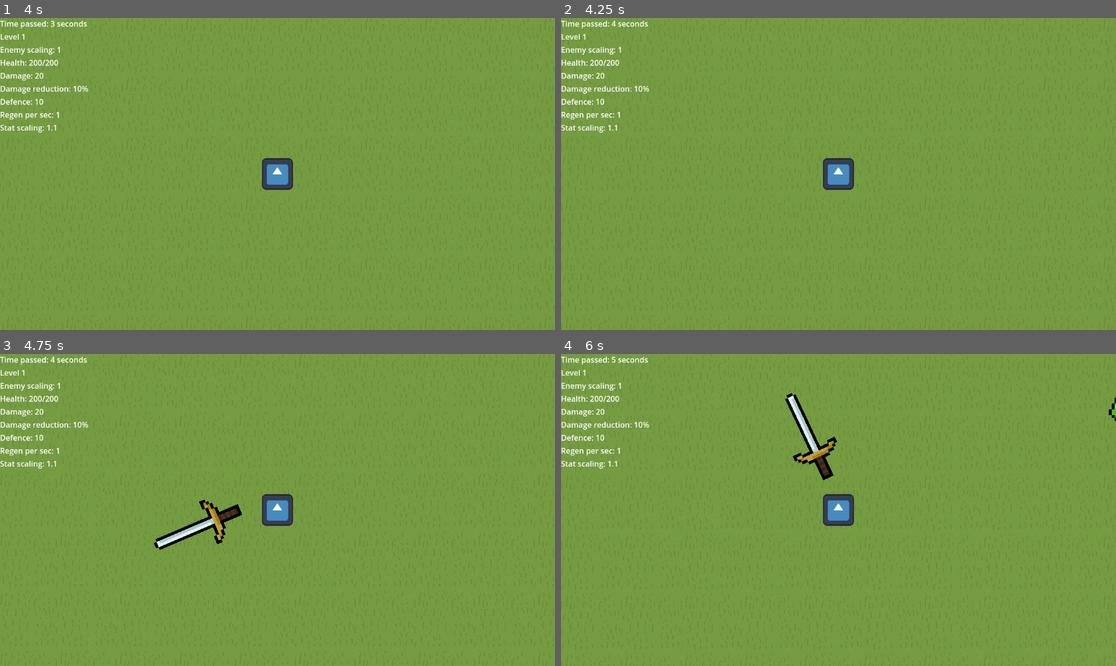
Above: before the commit, frames 1-4 (two rows, left to right).
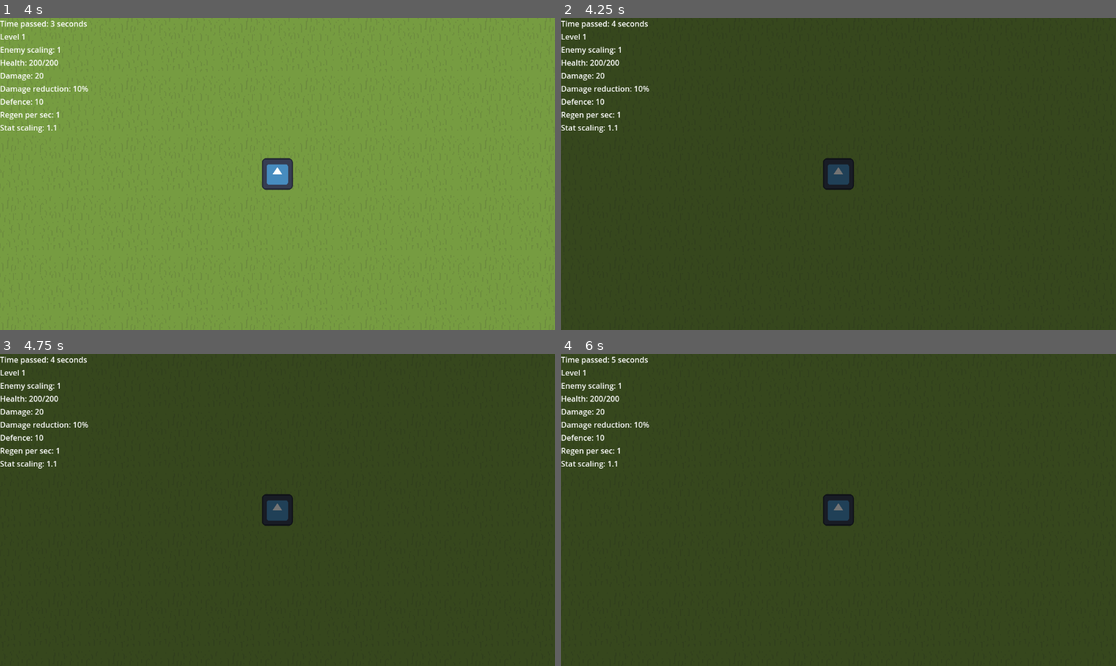
Above: after the commit, the same moments.

Repository: Likvik89/Built-to-scale
Game: Godot game, scene res://Scenes/level.tscn
The game is run twice, just before and just after one commit, with the same random seed, the same clock (stepped at 60 frames per second) and the same inputs. The engine's default icon, where the game draws it, is replaced by a stand-in: a white triangle on a blue panel in a dark square.
Inputs (mouse positions are in pixels of both pictures, inside the frame that each line leads up to):
- Up to frame 1 (4 s): tap Enter at 0.5 s; move the mouse to (399, 158) at 0.52 s; hold D (move_right) 0.53-1.28 s; tap Space (move_dash) at 0.6, 2.1, 3.6 s; move the mouse to (166, 189) at 1.27 s; hold S (move_down) 1.28-2.03 s; click (166, 189) at 1.35 s; move the mouse to (333, 105) at 2.02 s; hold D (move_right) 2.03-2.78 s; move the mouse to (249, 236) at 2.77 s; hold W (move_up) 2.78-3.53 s; click (249, 236) at 2.85 s; move the mouse to (444, 220) at 3.52 s; hold A (move_left) from 3.53 s (still down)
- Up to frame 2 (4.25 s): keep holding A (move_left); tap Escape (Pause, bound only after the commit) at 4.15 s
- Up to frame 3 (4.75 s): keep holding A (move_left); move the mouse to (111, 463) at 4.27 s; click (111, 463) at 4.35 s
- Up to frame 4 (6 s): move the mouse to (866, 510) at 5.02 s; release A (move_left) at 5.03 s; hold S (move_down) 5.03-5.78 s; tap Space (move_dash) at 5.1 s; move the mouse to (755, 432) at 5.77 s; hold D (move_right) from 5.78 s (still down); click (755, 432) at 5.85 s

Frame 1 is identical in both runs. In frame 2, 100% of the frame differs, in the area x 0-100%, y 0-100%; in frame 3, 100%; in frame 4, 100%.

Commit message:
can pause

Diff:
--- a/Scripts/enemy.gd
+++ b/Scripts/enemy.gd
@@ -28,7 +28,7 @@
 
 
 func _physics_process(delta):
-	if not GlobalInfo.leveling_up:
+	if not GlobalInfo.leveling_up and not GlobalInfo.paused:
 
 		if player != null:
 			var player_direction = (player.position - position).normalized()
--- a/Scripts/global_info.gd
+++ b/Scripts/global_info.gd
@@ -9,7 +9,7 @@
 var xp_to_next_level = 30
 var level_scaling = 2.1
 var leveling_up = false
-
+var paused = false
 
 #player variables
 
@@ -24,10 +24,16 @@
 
 
 func _process(delta):
-	time_passed += delta
-	if time_passed/20 >= enemy_timer:
-		enemy_timer += 1
-		enemy_current_scaling *= enemy_scaling
+	if not leveling_up:
+		if Input.is_action_just_pressed("Pause"):
+			if not paused:
+				paused = true
+			else:
+				paused = false
+		time_passed += delta
+		if time_passed/20 >= enemy_timer:
+			enemy_timer += 1
+			enemy_current_scaling *= enemy_scaling
 
 	if xp >= xp_to_next_level:
 		level_up()
--- a/Scripts/level.gd
+++ b/Scripts/level.gd
@@ -1,7 +1,7 @@
 extends Node2D
 
 func _process(delta):
-	if GlobalInfo.leveling_up:
+	if GlobalInfo.leveling_up or GlobalInfo.paused:
 		$CanvasModulate.visible = true
 	else:
 		$CanvasModulate.visible = false
--- a/Scripts/player.gd
+++ b/Scripts/player.gd
@@ -48,7 +48,7 @@
 		global_position.y = -1500
 
 
-	if not GlobalInfo.leveling_up:
+	if not GlobalInfo.leveling_up and not GlobalInfo.paused:
 #		print(invincible)
 		if invincible and not dashing:
 
@@ -75,7 +75,7 @@
 	else:
 		get_node("CollisionShape2D").disabled = false
 
-	if not GlobalInfo.leveling_up:
+	if not GlobalInfo.leveling_up and not GlobalInfo.paused:
 
 		if dashing:
 			invincible = true
--- a/Scripts/sword.gd
+++ b/Scripts/sword.gd
@@ -17,14 +17,14 @@
 
 
 func _on_hitbox_body_entered(target):
-	if swinging:
+	if swinging and not GlobalInfo.leveling_up and not GlobalInfo.paused:
 		if target.get_groups() != parent_group:
 			if target.is_in_group("Player") or target.is_in_group("Enemies"):
 				target.takedamage(damage)
 
 
 func _process(delta):
-	if not GlobalInfo.leveling_up:
+	if not GlobalInfo.leveling_up and not GlobalInfo.paused:
 		if get_parent().get_parent().is_in_group("Player"):
 			if Input.is_action_pressed("sword_swing") and not swinging:
 				var tween_rotation = create_tween()
--- a/project.godot
+++ b/project.godot
@@ -12,7 +12,7 @@
 
 config/name="Built-to-scale"
 run/main_scene="res://Scenes/level.tscn"
-config/features=PackedStringArray("4.2", "Mobile")
+config/features=PackedStringArray("4.3", "Mobile")
 config/icon="res://Sprites/icon.svg"
 
 [autoload]
@@ -23,27 +23,27 @@
 
 move_up={
 "deadzone": 0.5,
-"events": [Object(InputEventKey,"resource_local_to_scene":fa …(172 unchanged characters)… eycode":87,"key_label":0,"unicode":119,"echo":false,"script":null)
+"events": [Object(InputEventKey,"resource_local_to_scene":fa …(172 unchanged characters)… eycode":87,"key_label":0,"unicode":119,"location":0,"echo":false,"script":null)
 ]
 }
 move_down={
 "deadzone": 0.5,
-"events": [Object(InputEventKey,"resource_local_to_scene":fa …(172 unchanged characters)… eycode":83,"key_label":0,"unicode":115,"echo":false,"script":null)
+"events": [Object(InputEventKey,"resource_local_to_scene":fa …(172 unchanged characters)… eycode":83,"key_label":0,"unicode":115,"location":0,"echo":false,"script":null)
 ]
 }
 move_left={
 "deadzone": 0.5,
-"events": [Object(InputEventKey,"resource_local_to_scene":fa …(171 unchanged characters)… keycode":65,"key_label":0,"unicode":97,"echo":false,"script":null)
+"events": [Object(InputEventKey,"resource_local_to_scene":fa …(171 unchanged characters)… keycode":65,"key_label":0,"unicode":97,"location":0,"echo":false,"script":null)
 ]
 }
 move_right={
 "deadzone": 0.5,
-"events": [Object(InputEventKey,"resource_local_to_scene":fa …(172 unchanged characters)… eycode":68,"key_label":0,"unicode":100,"echo":false,"script":null)
+"events": [Object(InputEventKey,"resource_local_to_scene":fa …(172 unchanged characters)… eycode":68,"key_label":0,"unicode":100,"location":0,"echo":false,"script":null)
 ]
 }
 move_dash={
 "deadzone": 0.5,
-"events": [Object(InputEventKey,"resource_local_to_scene":fa …(171 unchanged characters)… keycode":32,"key_label":0,"unicode":32,"echo":false,"script":null)
+"events": [Object(InputEventKey,"resource_local_to_scene":fa …(171 unchanged characters)… keycode":32,"key_label":0,"unicode":32,"location":0,"echo":false,"script":null)
 ]
 }
 sword_swing={
@@ -51,6 +51,11 @@
 "events": [Object(InputEventMouseButton,"resource_local_to_scene":false,"resource_name":"","device":-1,"window_id":0,"a …(258 unchanged characters)…
 ]
 }
+Pause={
+"deadzone": 0.5,
+"events": [Object(InputEventKey,"resource_local_to_scene":false,"resource_name":"","device":-1,"window_id":0,"alt_pressed":false,"shift_pressed":false,"ctrl_pressed":false,"meta_pressed":false,"pressed":false,"keycode":0,"physical_keycode":4194305,"key_label":0,"unicode":0,"location":0,"echo":false,"script":null)
+]
+}
 
 [rendering]
 
